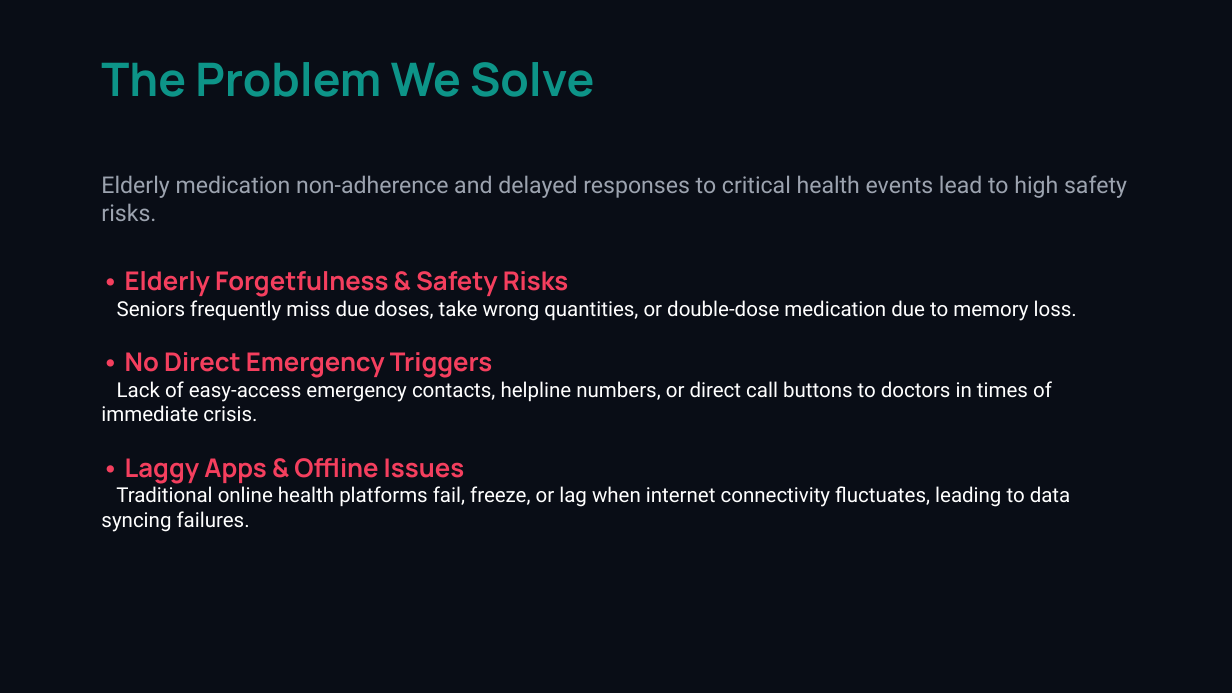
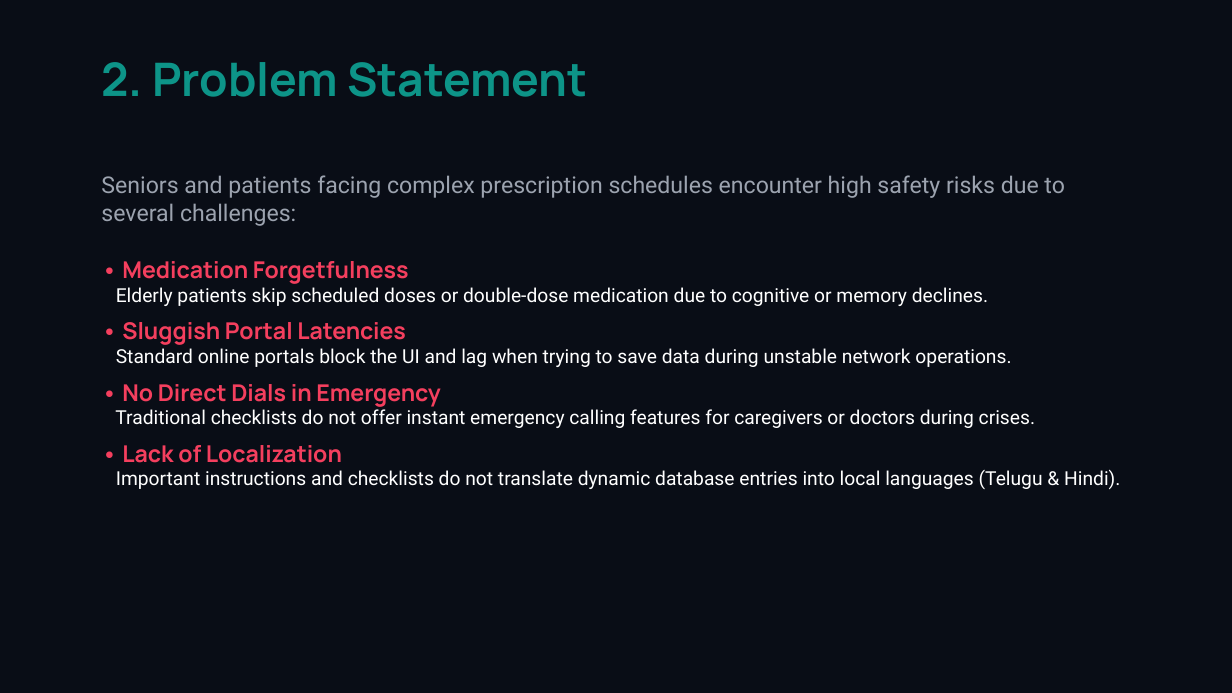
Before and after one commit to velagadadileep6-bot/Medicine-reminder, a slide deck: slide 3 of medicare_presentation.pptx (slide 2 before the commit). Drawn at 1232x693 pixels with LibreOffice and Linux fonts; fonts in the diff are those of the drawing. Boxes give left, top, right and bottom in pixels: in the first picture for what was removed or moved away, otherwise in the second. Text is boxed around its words. In the diff, an @@ line names an element or a change of style, - is before the commit and + after.

Commit message:
docs: restructure slide deck to follow abstract, problem statement, reqs, architecture, frontend design structure

```diff
--- a/medicare_presentation.pptx
+++ b/medicare_presentation.pptx
@@ text at [101, 62, 588, 97]: text changed @@
-The Problem We Solve
+2. Problem Statement
@@ text at [101, 175, 1120, 489]: text changed; size 16 to 15 pt @@
-Elderly medication non-adherence and delayed responses to critical health events lead to high safety risks.
-• Elderly Forgetfulness & Safety Risks
-Seniors frequently miss due doses, take wrong quantities, or double-dose medication due to memory loss.
-• No Direct Emergency Triggers
-Lack of easy-access emergency contacts, helpline numbers, or direct call buttons to doctors in times of immediate crisis.
-• Laggy Apps & Offline Issues
-Traditional online health platforms fail, freeze, or lag when internet connectivity fluctuates, leading to data syncing failures.
+Seniors and patients facing complex prescription schedules encounter high safety risks due to several challenges:
+• Medication Forgetfulness
+Elderly patients skip scheduled doses or double-dose medication due to cognitive or memory declines.
+• Sluggish Portal Latencies
+Standard online portals block the UI and lag when trying to save data during unstable network operations.
+• No Direct Dials in Emergency
+Traditional checklists do not offer instant emergency calling features for caregivers or doctors during crises.
+• Lack of Localization
+Important instructions and checklists do not translate dynamic database entries into local languages (Telugu & Hindi).
```
Also in this commit, not shown: 2 other slides changed, 5 slides added, 5 slides removed, 1 other file.
